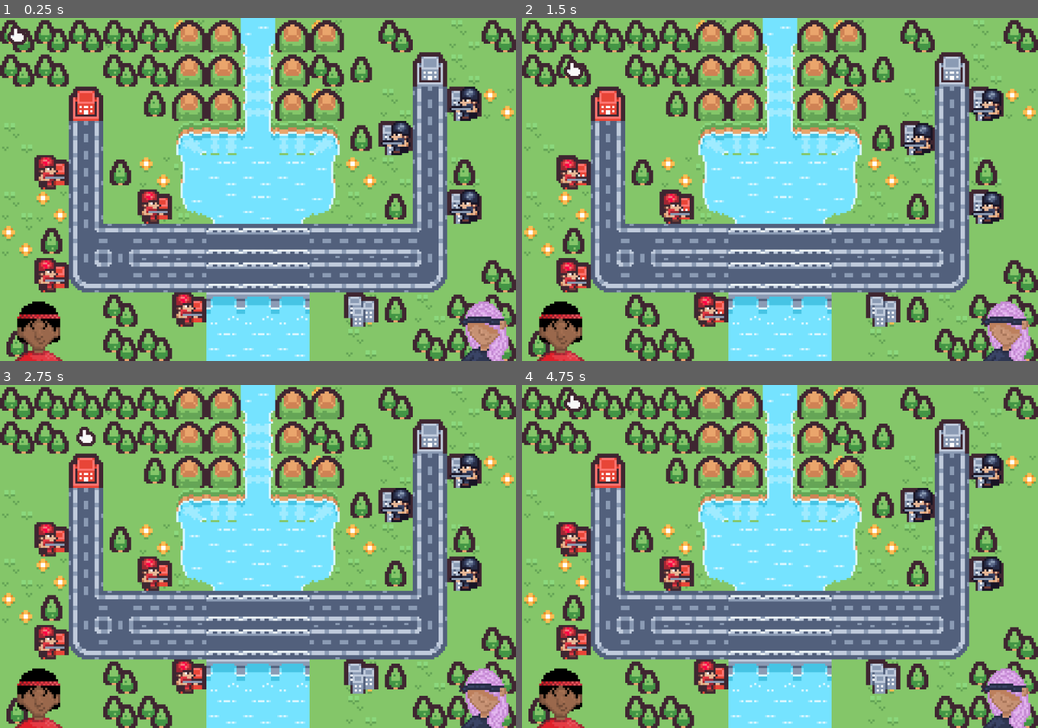
Above: before the commit, frames 1-4 (two rows, left to right).
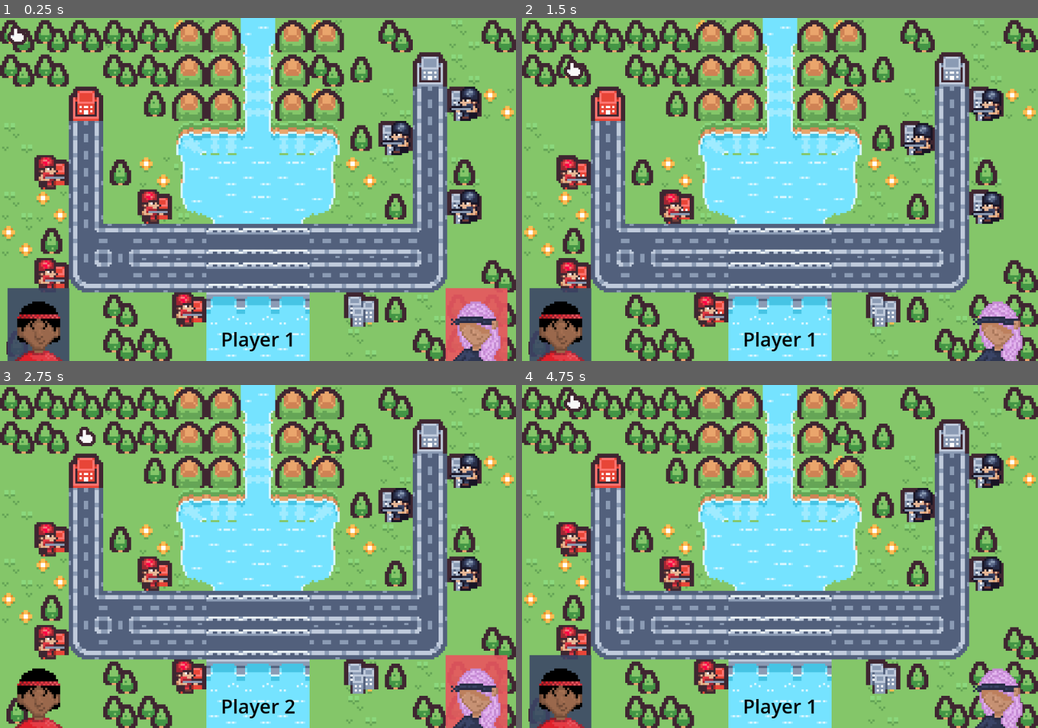
Above: after the commit, the same moments.

Repository: ARnhrt/gamedev_final
Game: Godot game, scene res://world.tscn
The game is run twice, just before and just after one commit, with the same random seed, the same clock (stepped at 60 frames per second) and the same inputs.
Inputs:
- Up to frame 1 (0.25 s): no input
- Up to frame 2 (1.5 s): tap Enter (ui_accept) at 0.5, 0.77 s; hold Right (move_right) 0.53-1.28 s; tap E (end_turn) at 0.6, 1.35 s; hold Down (move_down) from 1.28 s (still down)
- Up to frame 3 (2.75 s): tap Enter (ui_accept) at 1.52 s; release Down (move_down) at 2.03 s; hold Right (move_right) from 2.03 s (still down); tap Q (wait) at 2.1 s; tap E (end_turn) at 2.3 s
- Up to frame 4 (4.75 s): release Right (move_right) at 2.78 s; hold W (move_up) 2.78-3.53 s; tap E (end_turn) at 2.85, 3.6, 4.55 s; tap Enter (ui_accept) at 3.02, 3.77, 4.52 s; hold A (move_left) from 3.53 s (still down); tap Q (wait) at 4.35 s

The runs differ from the first frame. In frame 1, 3.8% of the frame differs, in the area x 1-99%, y 78-100%; in frame 2, 2.7%; in frame 3, 2.3%; in frame 4, 2.7%.

Commit message:
ahhhhhhhhhhhhhhhhh

Diff:
--- a/final-project/canvas_layer.tscn
+++ b/final-project/canvas_layer.tscn
@@ -36,6 +36,20 @@
 [node name="HUD" type="CanvasLayer"]
 script = ExtResource("1_tg4cr")
 
+[node name="ColorRect1" type="ColorRect" parent="."]
+offset_left = 14.0
+offset_top = 504.0
+offset_right = 129.0
+offset_bottom = 650.0
+color = Color(0.22745098, 0.26666668, 0.4, 0.8784314)
+
+[node name="ColorRect2" type="ColorRect" parent="."]
+offset_left = 829.0
+offset_top = 504.0
+offset_right = 944.0
+offset_bottom = 650.0
+color = Color(0.9098039, 0.3372549, 0.36862746, 0.90588236)
+
 [node name="PlayerOne" type="AnimatedSprite2D" parent="."]
 texture_filter = 1
 position = Vector2(72, 577)
@@ -44,6 +58,23 @@
 
 [node name="PlayerTwo" type="AnimatedSprite2D" parent="."]
 texture_filter = 1
-position = Vector2(902, 577)
+position = Vector2(887, 577)
 scale = Vector2(4, 4)
 sprite_frames = SubResource("SpriteFrames_mx0kw")
+
+[node name="Label" type="Label" parent="."]
+texture_filter = 1
+anchors_preset = 7
+anchor_left = 0.5
+anchor_top = 1.0
+anchor_right = 0.5
+anchor_bottom = 1.0
+offset_left = -69.5
+offset_top = -66.0
+offset_right = 69.5
+offset_bottom = -16.0
+grow_horizontal = 2
+grow_vertical = 0
+theme_override_colors/font_color = Color(0, 0, 0, 1)
+theme_override_font_sizes/font_size = 36
+text = "Player 1"
--- a/final-project/world.gd
+++ b/final-project/world.gd
@@ -113,8 +113,16 @@
 
 	if current_team == "red":
 		current_team = "grey"
+		$p2.play()
+		$HUD/Label.text = "Player 2"
+		$HUD/ColorRect1.hide()
+		$HUD/ColorRect2.show()
 	else:
 		current_team = "red"
+		$p1.play()
+		$HUD/Label.text = "Player 1"
+		$HUD/ColorRect1.show()
+		$HUD/ColorRect2.hide()
 
 	print("Current turn: ", current_team)
 
@@ -159,8 +167,14 @@
 
 	if not red_exists:
 		print("Grey Wins!")
+		$HUD/Label.text = "GREY WINS!!!!"
+		$HUD/ColorRect1.hide()
+		$HUD/PlayerOne.hide()
 	elif not grey_exists:
 		print("Red Wins!")
+		$HUD/Label.text = "RED WINS!!!!"
+		$HUD/ColorRect2.hide()
+		$HUD/PlayerTwo.hide()
 
 func is_tile_occupied(tile_pos: Vector2i, ignore_unit = null) -> bool:
 	for unit in $Units.get_children():
--- a/final-project/world.tscn
+++ b/final-project/world.tscn
@@ -6,8 +6,10 @@
 [ext_resource type="Texture2D" uid="uid://dnvk271gv0rc" path="res://assets/tilemap_packed.png" id="3_036b0"]
 [ext_resource type="Texture2D" uid="uid://cvk0yu8m6uak8" path="res://assets/tiles.png" id="4_aqk2v"]
 [ext_resource type="PackedScene" uid="uid://bojurhv8qko6i" path="res://cursor.tscn" id="5_036b0"]
-[ext_resource type="PackedScene" path="res://canvas_layer.tscn" id="7_pkg7o"]
+[ext_resource type="PackedScene" uid="uid://b5id27r5a7gqx" path="res://canvas_layer.tscn" id="7_pkg7o"]
 [ext_resource type="AudioStream" uid="uid://3bv0vck408ki" path="res://assets/ouch.wav" id="8_gbfbk"]
+[ext_resource type="AudioStream" uid="uid://ciiwndvt7uva8" path="res://assets/p1.wav" id="9_wse8f"]
+[ext_resource type="AudioStream" uid="uid://ct4wmcdr7mhhi" path="res://assets/p2.wav" id="10_ic0uy"]
 
 [sub_resource type="TileSetAtlasSource" id="TileSetAtlasSource_dwbse"]
 texture = ExtResource("3_036b0")
@@ -1017,3 +1019,9 @@
 
 [node name="death_sound" type="AudioStreamPlayer2D" parent="."]
 stream = ExtResource("8_gbfbk")
+
+[node name="p1" type="AudioStreamPlayer2D" parent="."]
+stream = ExtResource("9_wse8f")
+
+[node name="p2" type="AudioStreamPlayer2D" parent="."]
+stream = ExtResource("10_ic0uy")
Not shown, added: final-project/assets/p1.wav.import
Not shown, added: final-project/assets/p2.wav.import
Not shown: 1 places in final-project/world.tscn that only renumber resources
Not shown, added: final-project/assets/p1.wav
Not shown, added: final-project/assets/p2.wav
